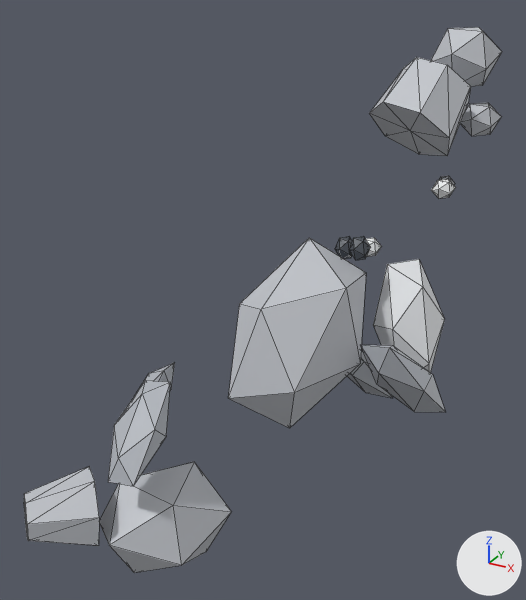
Before and after pictures for a commit that changed the glTF model public/studio/v2.15.0/d_seal/model.glb.
Before and after are seen from a camera (50 mm lens) standing at (9.8, -21.9, 15.6) and looking at (-2.1, -0.2, 4.7). Lighting does not change. The marker at lower right points along +X, +Y and +Z. The first picture is the older version. Mesh edges are drawn as thin lines. Where no turn or scale is listed for an object, it has been applied to the vertices.

Script lines for the objects in view, before the commit:
```python
ob_part1 = bpy.data.objects.new('part1', me_geometry_1)
ob_part1.location = (0.0, 0.0, 0.0)
ob_part11 = bpy.data.objects.new('part11', me_geometry_11)
ob_part11.location = (0.0, 0.0, 0.0)
ob_part12 = bpy.data.objects.new('part12', me_geometry_12)
ob_part12.location = (0.0, 0.0, 0.0)
ob_part2 = bpy.data.objects.new('part2', me_geometry_2)
ob_part2.location = (0.0, 0.0, 0.0)
ob_part3 = bpy.data.objects.new('part3', me_geometry_3)
ob_part3.location = (0.0, 0.0, 0.0)
ob_part4 = bpy.data.objects.new('part4', me_geometry_4)
ob_part4.location = (0.0, 0.0, 0.0)
ob_part5 = bpy.data.objects.new('part5', me_geometry_5)
ob_part5.location = (0.0, 0.0, 0.0)
ob_part6 = bpy.data.objects.new('part6', me_geometry_6)
ob_part6.location = (0.0, 0.0, 0.0)
ob_part8 = bpy.data.objects.new('part8', me_geometry_8)
ob_part8.location = (0.0, 0.0, 0.0)
# also in view: 'part0' at (-0.9, 0.5, 3.3); 'part13' at (0.0, 3.9, 0.7); 'part14' at (-3.7, -5.9, 1.8)
```
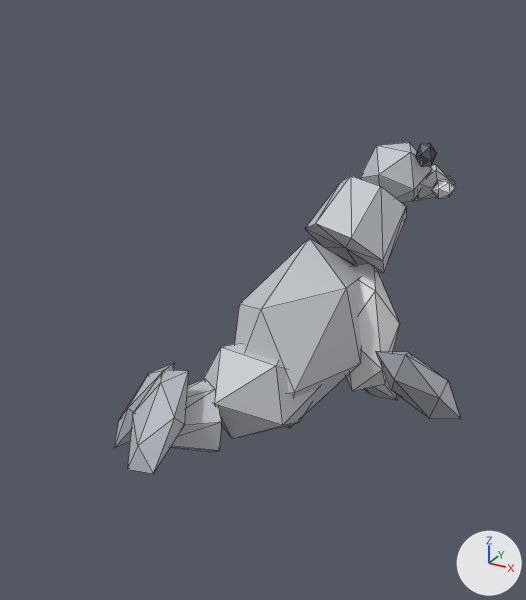
Patch to the scene script:
```diff
--- a/public/studio/v2.15.0/d_seal/model.glb.py
+++ b/public/studio/v2.15.0/d_seal/model.glb.py
@@ me_geometry_1 @@
-me_geometry_1.from_pydata(...)  # 12 vertices, 20 faces; spans x -5.56..-1.18, y -7.66..-2.92, z -3.78..-0.45
+me_geometry_1.from_pydata(...)  # 12 vertices, 20 faces; spans x -3.84..0.53, y -3.6..1.14, z 0.04..3.37
+# me_geometry_1 part 1: the whole mesh is moved by (1.72, 4.06, 3.82)
 me_geometry_1.materials.append(mat_defaultmaterial_001)
@@ me_geometry_2 @@
-me_geometry_2.from_pydata(...)  # 12 vertices, 20 faces; spans x 0.84..3.46, y 2.79..5.56, z 0.61..5.3
+me_geometry_2.from_pydata(...)  # 12 vertices, 20 faces; spans x -0.49..2.12, y 1.19..3.96, z 0.76..5.46
+# me_geometry_2 part 2: the whole mesh is moved by (-1.34, -1.6, 0.15)
 me_geometry_2.materials.append(mat_defaultmaterial_002)
@@ me_geometry_3 @@
-me_geometry_3.from_pydata(...)  # 16 vertices, 28 faces; spans x -7.14..-4.1, y -9.16..-6.1, z -2.5..0.19
+me_geometry_3.from_pydata(...)  # 16 vertices, 28 faces; spans x -4.82..-1.78, y -5.18..-2.12, z -0.36..2.33
+# me_geometry_3 part 3: the whole mesh is moved by (2.32, 3.98, 2.14)
 me_geometry_3.materials.append(mat_defaultmaterial_003)
@@ me_geometry_4 @@
-me_geometry_4.from_pydata(...)  # 16 vertices, 28 faces; spans x -0.79..2.87, y 4.88..8.84, z 8.96..12.85
+me_geometry_4.from_pydata(...)  # 16 vertices, 28 faces; spans x -1.9..1.76, y 1.48..5.44, z 4.93..8.82
+# me_geometry_4 part 4: the whole mesh is moved by (-1.11, -3.4, -4.03)
 me_geometry_4.materials.append(mat_defaultmaterial_004)
@@ me_geometry_5 @@
-me_geometry_5.from_pydata(...)  # 12 vertices, 20 faces; spans x 0.82..3.41, y 7.61..10.36, z 11.63..13.82
+me_geometry_5.from_pydata(...)  # 12 vertices, 20 faces; spans x -0.51..2.08, y 3.9..6.66, z 7.53..9.72
+# me_geometry_5 part 5: the whole mesh is moved by (-1.32, -3.71, -4.1)
 me_geometry_5.materials.append(mat_defaultmaterial_005)
@@ me_geometry_6 @@
-me_geometry_6.from_pydata(...)  # 12 vertices, 20 faces; spans x 2.22..3.76, y 8.08..9.74, z 9.74..10.97
+me_geometry_6.from_pydata(...)  # 12 vertices, 20 faces; spans x 1.01..2.55, y 5.48..7.14, z 7.57..8.8
+# me_geometry_6 part 6: the whole mesh is moved by (-1.21, -2.59, -2.17)
 me_geometry_6.materials.append(mat_defaultmaterial_006)
@@ me_geometry_8 @@
-me_geometry_8.from_pydata(...)  # 12 vertices, 20 faces; spans x 0.078..0.82, y 2.305..3.101, z 5.856..6.675
+me_geometry_8.from_pydata(...)  # 12 vertices, 20 faces; spans x 1.593..2.335, y 4.752..5.548, z 9.099..9.919
+# me_geometry_8 part 7: the whole mesh is moved by (1.515, 2.447, 3.243)
 me_geometry_8.materials.append(mat_defaultmaterial_008)
@@ me_geometry_11 @@
-me_geometry_11.from_pydata(...)  # 12 vertices, 20 faces; spans x -0.137..0.732, y 3.761..4.678, z 5.473..6.156
+me_geometry_11.from_pydata(...)  # 12 vertices, 20 faces; spans x 0.729..1.598, y 6.399..7.316, z 7.237..7.92
+# me_geometry_11 part 8: the whole mesh is moved by (0.866, 2.638, 1.764)
 me_geometry_11.materials.append(mat_defaultmaterial_011)
@@ me_geometry_12 @@
-me_geometry_12.from_pydata(...)  # 12 vertices, 20 faces; spans x 1.51..4.49, y 0.11..2.59, z 0.16..3.79
+me_geometry_12.from_pydata(...)  # 12 vertices, 20 faces; spans x 2.06..5.04, y 0.23..2.71, z -0.03..3.6
+# me_geometry_12 part 9: the whole mesh is moved by (0.55, 0.12, -0.19)
 me_geometry_12.materials.append(mat_defaultmaterial_012)
@@ me_geometry_13 @@
-me_geometry_13.from_pydata(...)  # 12 vertices, 20 faces; spans x -1.87..1.87, y 2.77..4.97, z -0.87..2.24
+me_geometry_13.from_pydata(...)  # 12 vertices, 20 faces; spans x -1.78..1.97, y 3.11..5.32, z -1.14..1.98
+# me_geometry_13 part 10: the whole mesh is moved by (0.1, 0.35, -0.27)
 me_geometry_13.materials.append(mat_defaultmaterial_013)
@@ me_geometry_14 @@
-me_geometry_14.from_pydata(...)  # 12 vertices, 20 faces; spans x -4.7..-2.74, y -7.3..-4.41, z 0.48..3.05
+me_geometry_14.from_pydata(...)  # 12 vertices, 20 faces; spans x -4.4..-2.45, y -6.63..-3.75, z 0.64..3.22
+# me_geometry_14 part 11: the whole mesh is moved by (0.29, 0.67, 0.16)
 me_geometry_14.materials.append(mat_defaultmaterial_014)
```

What differs and where, as boxes [x1, y1, x2, y2] in the pictures (526 x 600 px):
'part1', moved
    before: [99, 462, 231, 573]
    after: [203, 343, 318, 439]
'part4', moved
    before: [369, 57, 471, 156]
    after: [305, 176, 406, 273]
'part2', moved
    before: [373, 259, 445, 373]
    after: [346, 263, 399, 391]
'part3', moved
    before: [24, 467, 99, 546]
    after: [170, 379, 222, 452]
'part14', moved
    before: [108, 380, 170, 486]
    after: [127, 370, 189, 473]
'part5', moved
    before: [431, 27, 502, 86]
    after: [360, 142, 432, 202]
'part12', moved
    before: [361, 345, 445, 412]
    after: [376, 351, 460, 419]
'part6', moved
    before: [460, 103, 502, 136]
    after: [417, 164, 449, 199]
'part13', moved
    before: [347, 351, 393, 398]
    after: [364, 378, 397, 400]
'part8', moved
    before: [349, 236, 370, 260]
    after: [416, 143, 437, 167]
'part11', moved (not visible afterwards)
    before: [366, 238, 381, 257]
